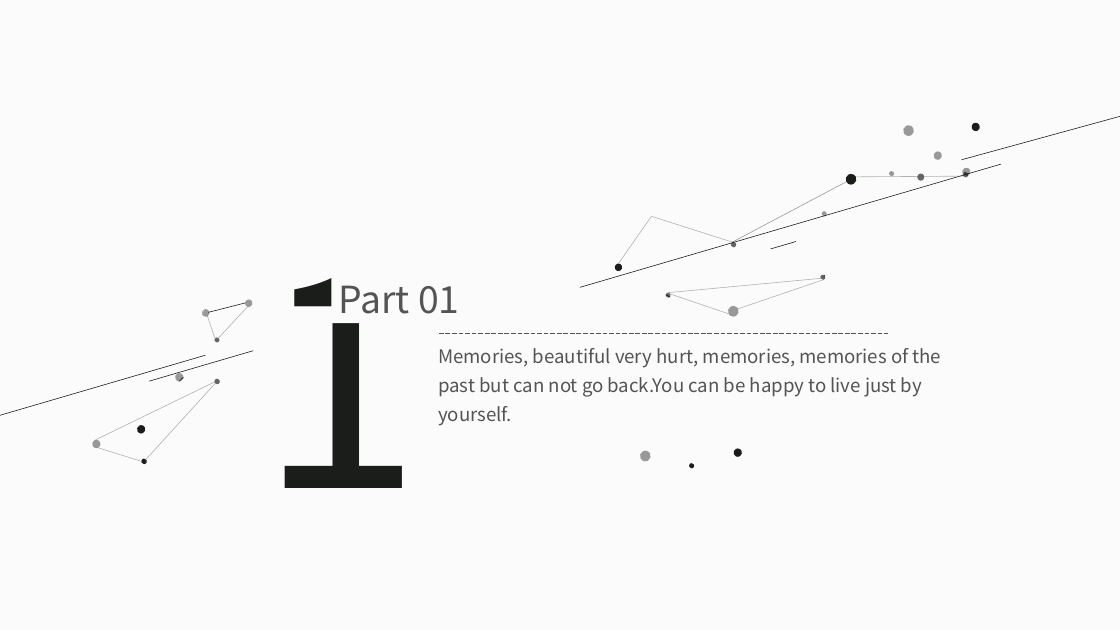
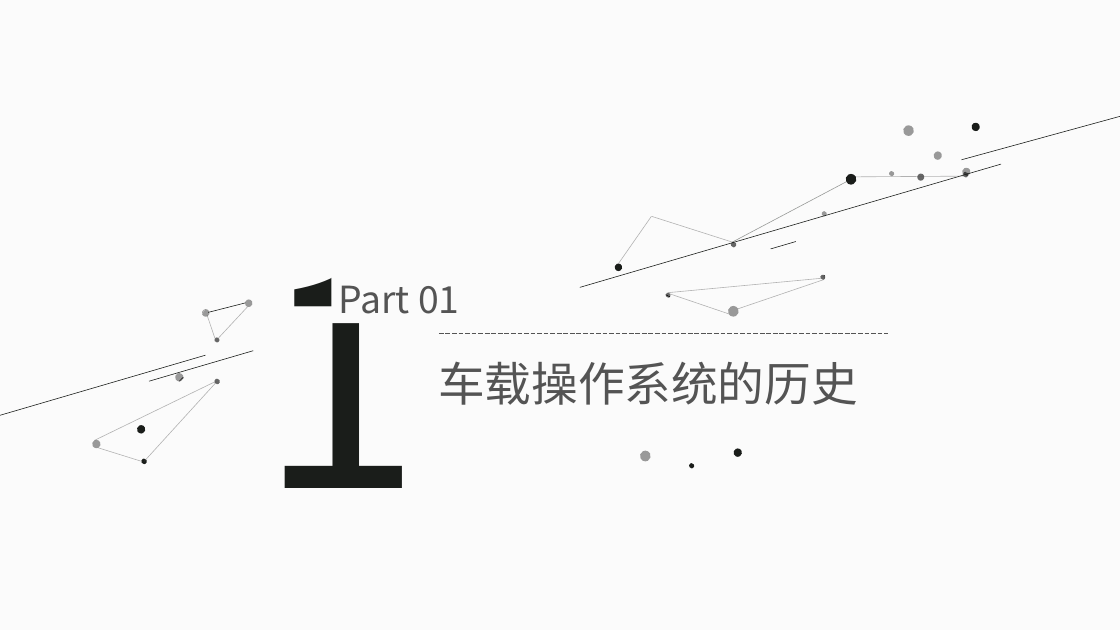
Before and after one commit to linxu-link/CarAndroidCourse, a slide deck: slide 3 of 01/01.走进车载 Android 系统.pptx. Drawn at 1120x630 pixels with LibreOffice and Linux fonts; fonts in the diff are those of the drawing. Boxes give left, top, right and bottom in pixels: in the first picture for what was removed or moved away, otherwise in the second. Text is boxed around its words. In the diff, an @@ line names an element or a change of style, - is before the commit and + after.

Commit message:
Add PPT

```diff
--- a/01/01.走进车载 Android 系统.pptx
+++ b/01/01.走进车载 Android 系统.pptx
@@ text at [438,361,858,405]: text changed; size 16 to 40 pt @@
-Memories, beautiful very hurt, memories, memories of the past but can not go back.You can be happy to live just by yourself.
+车载操作系统的历史
```
Also in this commit, not shown: 8 other slides changed, 3 slides added, 3 slides removed, 4 other files.
